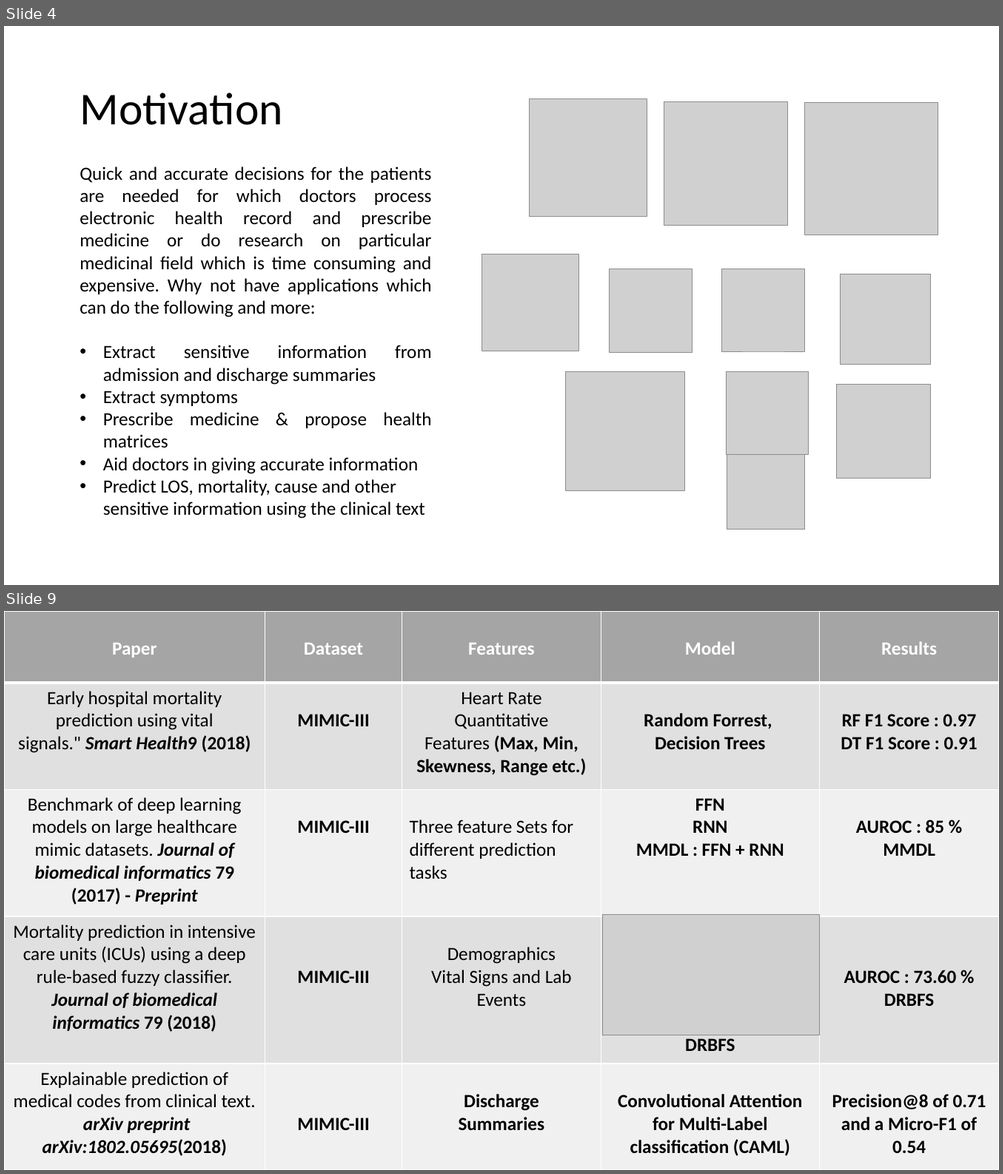
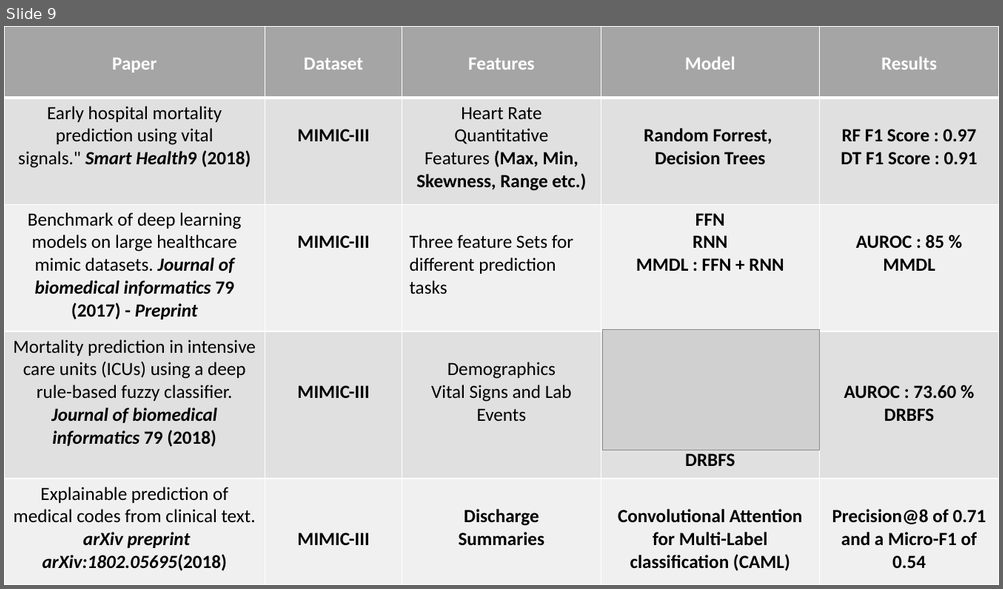
Before and after one commit to fmqbl/Predicting-Post-Procedural-Complications-Using-MIMICIII, a slide deck: ClinicalOutcomes.pptx. Shown one above the other, each under a label of ours: slides 4 and 9 before the commit, slide 9 after it; the slides between them are not shown. The pictures are 1003x1174 and 1003x589 pixels, drawn with LibreOffice and Linux fonts; fonts in the diff are those of the drawing; grey boxes stand for pictures. Boxes give left, top, right and bottom in pixels: in the first picture for what was removed or moved away, otherwise in the second. Text is boxed around its words. In the diff, an @@ line names an element or a change of style, - is before the commit and + after.

```diff
--- a/ClinicalOutcomes.pptx
+++ b/ClinicalOutcomes.pptx
@@ slide 4 removed at (x1=4, y1=26, x2=999, y2=585), background #FFFFFF @@
@@ title removed at (x1=79, y1=93, x2=282, y2=125) @@
-Motivation
@@ picture removed at (x1=529, y1=99, x2=647, y2=216) @@
@@ picture removed at (x1=664, y1=102, x2=788, y2=226) @@
@@ picture removed at (x1=805, y1=103, x2=937, y2=235) @@
@@ text removed at (x1=79, y1=167, x2=432, y2=519) @@
-Quick and accurate decisions for the patients are needed for which doctors process electronic health record and prescribe medicine or do research on particular medicinal field which is time consuming and expensive. Why not have applications which can do the following and more:
-• Extract sensitive information from admission and discharge summaries
-• Extract symptoms
-• Prescribe medicine & propose health matrices
-• Aid doctors in giving accurate information
-• Predict LOS, mortality, cause and other sensitive information using the clinical text
@@ picture removed at (x1=481, y1=255, x2=578, y2=352) @@
@@ picture removed at (x1=609, y1=269, x2=692, y2=352) @@
@@ picture removed at (x1=722, y1=269, x2=805, y2=352) @@
@@ picture removed at (x1=840, y1=275, x2=930, y2=365) @@
@@ picture removed at (x1=566, y1=372, x2=685, y2=491) @@
@@ picture removed at (x1=726, y1=372, x2=809, y2=455) @@
@@ picture removed at (x1=836, y1=385, x2=930, y2=479) @@
@@ picture removed at (x1=727, y1=452, x2=805, y2=531) @@
```
Also in this commit, not shown: 6 slides changed, 19 slides added, 13 other slides removed, 1 other file.
